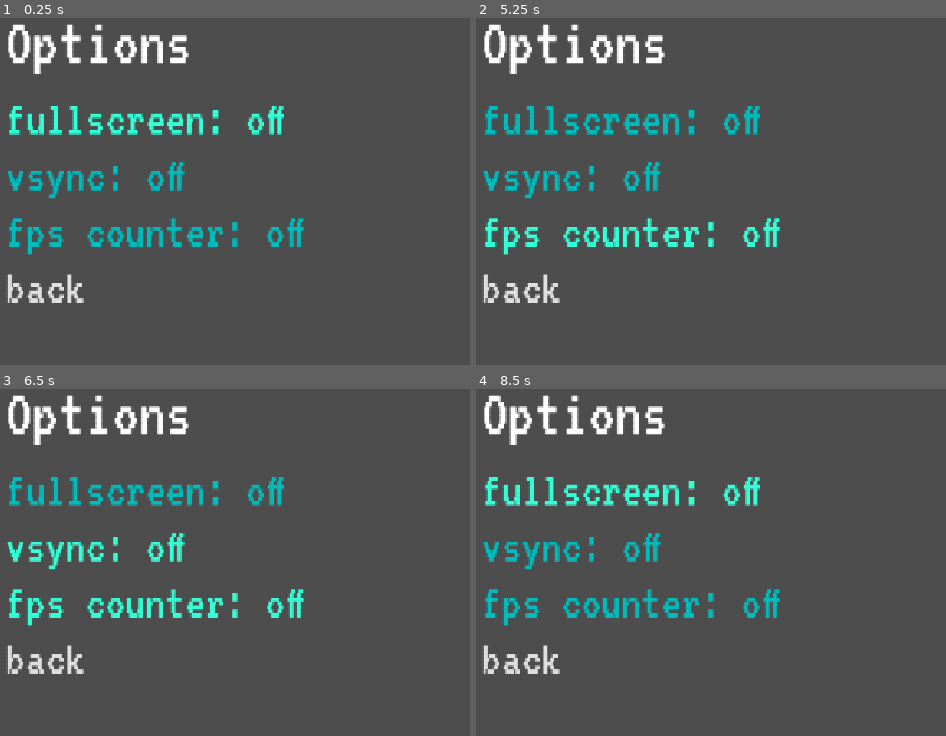
Above: before the commit, frames 1-4 (two rows, left to right).
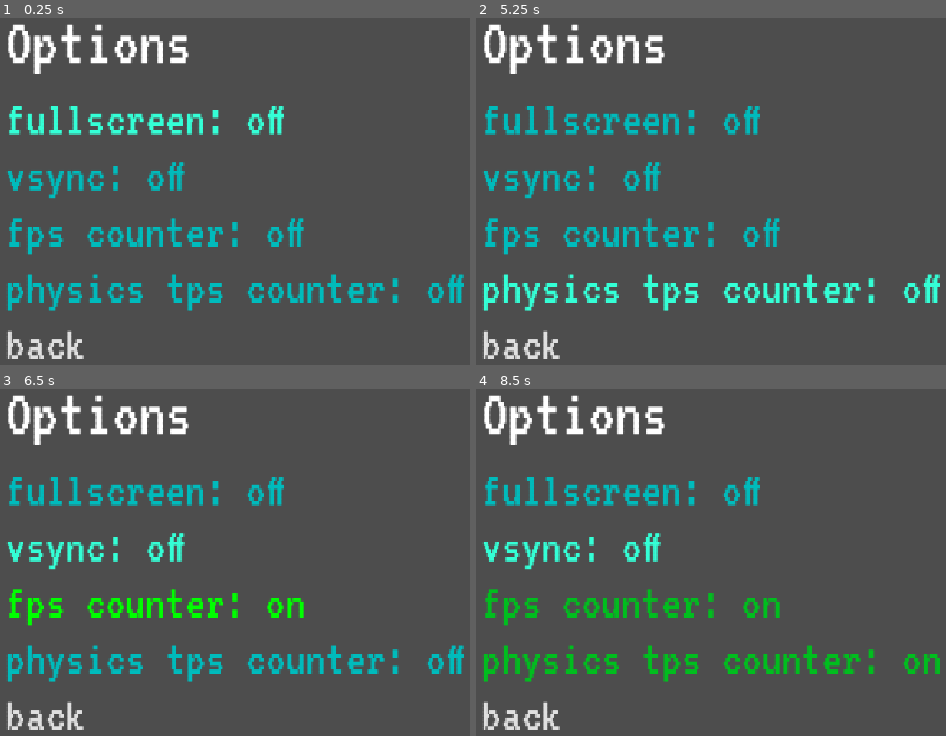
Above: after the commit, the same moments.

Repository: itstntcraft123/small-guy-big-guy
Game: Godot game, scene res://scenes/options_menu.tscn
Two runs of this game, one before a commit and one after it. Both use one fixed random seed, a clock stepped at 60 frames per second and the inputs below. This scene is started directly instead of the project's main scene.
Inputs (mouse positions are in pixels of both pictures, inside the frame that each line leads up to):
- Up to frame 1 (0.25 s): no input
- Up to frame 2 (5.25 s): click "fps counter: off" at 0.5 s; click "fps counter: on" at 1.25 s; click (725, 288) at 2 s, where only the run after the commit has a clickable "physics tps counter: off"; click (725, 288) at 2.75 s, where only the run after the commit has a clickable "physics tps counter: on"; click "vsync: off" at 3.5 s; click "back" at 4.25 s; move the mouse to (outside the picture) at 5.02 s; hold D (small_right) from 5.03 s (still down); tap Alt at 5.1 s; click (outside the picture) at 5.17 s
- Up to frame 3 (6.5 s): keep holding D (small_right); tap W (small_jump) at 5.27, 6.02 s; tap Enter at 5.75 s; move the mouse to (188, 593) at 5.77 s; tap Shift at 5.85 s
- Up to frame 4 (8.5 s): tap Space at 6.5 s; move the mouse to (903, 472) at 6.52 s; release D (small_right) at 6.53 s; hold A (small_left) 6.53-7.28 s; tap Alt at 6.6, 8.1 s; tap Enter at 7.25 s; move the mouse to (786, 659) at 7.27 s; hold D (small_right) from 7.28 s (still down); tap Shift at 7.35 s; click (786, 659) at 7.42 s; tap W (small_jump) at 7.52, 8.27 s; move the mouse to (outside the picture) at 8.02 s

The runs differ from the first frame. In frame 1, 3.4% of the frame differs, in the area x 1-99%, y 73-99%; in frame 2, 5.1%; in frame 3, 5.3%; in frame 4, 7.7%, in the area x 1-99%, y 25-99%.
Error before the commit: Invalid call. Nonexistent function 'unhide' in base 'Window'. (res://scripts/options_menu.gd:36)
Error after the commit: Invalid call. Nonexistent function 'unhide' in base 'Window'. (res://scripts/options_menu.gd:43)

Commit message:
add physics tps counter can be enabled in options

Diff:
--- a/scenes/game.tscn
+++ b/scenes/game.tscn
@@ -55,11 +55,20 @@
 grow_vertical = 2
 theme = ExtResource("7_u5sy4")
 
-[node name="FPS" type="Label" parent="CanvasLayer/Theme" unique_id=642936865]
+[node name="VBoxContainer" type="VBoxContainer" parent="CanvasLayer/Theme" unique_id=1446655793]
+layout_mode = 0
+offset_right = 40.0
+offset_bottom = 40.0
+theme_override_constants/separation = -6
+
+[node name="FPS" type="Label" parent="CanvasLayer/Theme/VBoxContainer" unique_id=642936865]
 visible = false
-layout_mode = 0
-offset_top = -5.0
-offset_right = 89.0
-offset_bottom = 28.0
+layout_mode = 2
 theme_override_font_sizes/font_size = 32
 text = "FPS: 60"
+
+[node name="TPS" type="Label" parent="CanvasLayer/Theme/VBoxContainer" unique_id=1802787977]
+visible = false
+layout_mode = 2
+theme_override_font_sizes/font_size = 32
+text = "TPS: 60"
--- a/scenes/options_menu.tscn
+++ b/scenes/options_menu.tscn
@@ -48,6 +48,14 @@
 text = "fps counter: off"
 alignment = 0
 
+[node name="TPSCounter" type="Button" parent="VBoxContainer/SelectMenu" unique_id=1793952085]
+custom_maximum_size = Vector2(700, -1)
+layout_mode = 2
+theme_type_variation = &"ToggleButton"
+toggle_mode = true
+text = "physics tps counter: off"
+alignment = 0
+
 [node name="Back" type="Button" parent="VBoxContainer/SelectMenu" unique_id=56632280]
 custom_maximum_size = Vector2(250, -1)
 layout_mode = 2
--- a/scripts/game.gd
+++ b/scripts/game.gd
@@ -2,6 +2,8 @@
 
 @export var game_menu: PackedScene
 var just_exited_game_menu := false
+@onready var fps_label := $CanvasLayer/Theme/VBoxContainer/FPS
+@onready var tps_label := $CanvasLayer/Theme/VBoxContainer/TPS
 
 func _input(event: InputEvent) -> void:
 	if event.is_action_pressed("ui_cancel") and !has_node("CanvasLayer/EscapeScreen"):
@@ -16,7 +18,23 @@
 
 func _process(_delta: float) -> void:
 	if Settings.fps_on:
-		$CanvasLayer/Theme/FPS.show()
-		$CanvasLayer/Theme/FPS.text = "fps: " + str(Engine.get_frames_per_second())
+		fps_label.show()
+		fps_label.text = "FPS: " + str(Engine.get_frames_per_second())
 	else:
-		$CanvasLayer/Theme/FPS.hide()
+		fps_label.hide()
+
+# TPS counter
+var _timer := 0.0
+var _ticks := 0
+
+func _physics_process(delta: float) -> void:
+	if Settings.tps_on:
+		tps_label.show()
+		_timer += delta
+		_ticks += 1
+		if _timer >= 1.0:
+			tps_label.text = "TPS: " + str(_ticks)
+			_timer = 0.0
+			_ticks = 0
+	else:
+		tps_label.hide()
--- a/scripts/options_menu.gd
+++ b/scripts/options_menu.gd
@@ -4,19 +4,22 @@
 @onready var fullscreen_btn: Button = $VBoxContainer/SelectMenu/Fullscreen
 @onready var vsync_btn: Button = $VBoxContainer/SelectMenu/Vsync
 @onready var fps_btn: Button = $VBoxContainer/SelectMenu/FPSCounter
+@onready var tps_btn: Button = $VBoxContainer/SelectMenu/TPSCounter
 
 static var fps_on := false
+static var tps_on := false
 
 func _ready() -> void:
-	pass
+	fps_btn.text = "fps counter: on" if fps_on else "fps counter: off"
+	fps_btn.set_pressed_no_signal(fps_on)
+	tps_btn.text = "physics tps counter: on" if tps_on else "physics tps counter: off"
+	tps_btn.set_pressed_no_signal(tps_on)
 
 func _process(_delta: float) -> void:
 	fullscreen_btn.text = "fullscreen: on" if _is_fullscreen() else "fullscreen: off"
 	fullscreen_btn.set_pressed_no_signal(_is_fullscreen())
 	vsync_btn.text = "vsync: on" if DisplayServer.window_get_vsync_mode() else "vsync: off"
 	vsync_btn.set_pressed_no_signal(DisplayServer.window_get_vsync_mode())
-	fps_btn.text = "fps counter: on" if fps_on else "fps counter: off"
-	fps_btn.set_pressed_no_signal(fps_on)
 
 func _on_select_menu_button_selected(item: Button) -> void:
 	match item.name:
@@ -32,6 +35,10 @@
 				DisplayServer.window_set_vsync_mode(DisplayServer.VSYNC_ENABLED)
 		"FPSCounter":
 			fps_on = fps_btn.button_pressed
+			fps_btn.text = "fps counter: on" if fps_on else "fps counter: off"
+		"TPSCounter":
+			tps_on = tps_btn.button_pressed
+			tps_btn.text = "physics tps counter: on" if tps_on else "physics tps counter: off"
 		"Back":
 			get_parent().unhide()
 			queue_free()
